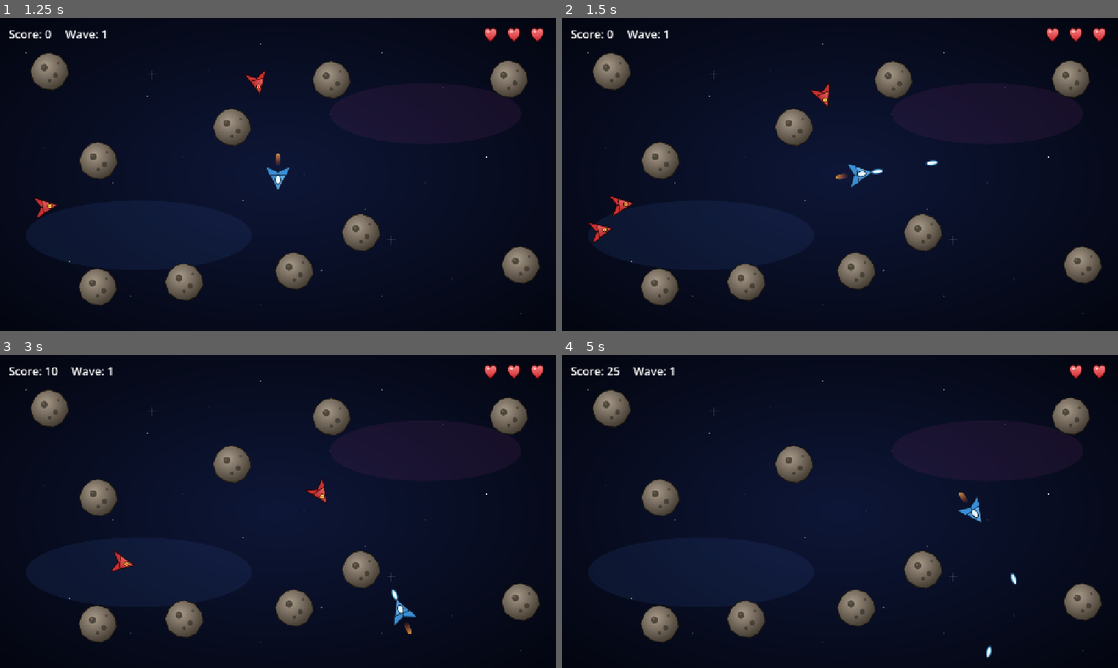
Above: before the commit, frames 1-4 (two rows, left to right).
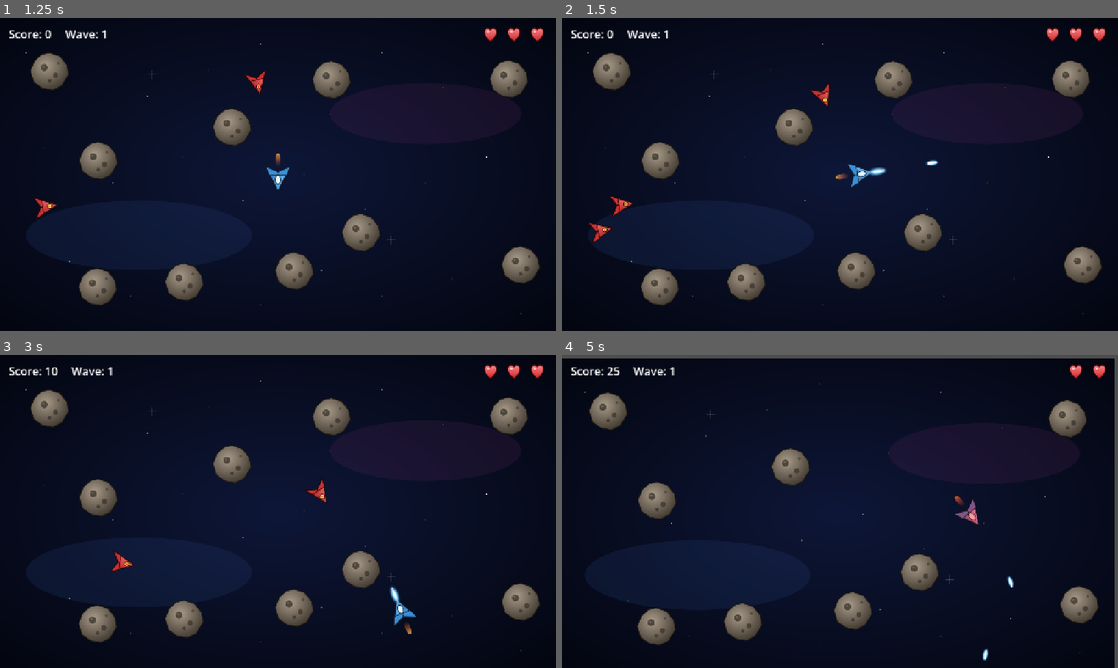
Above: after the commit, the same moments.

Repository: carlomigueldy/stellar-drift
Game: Godot game, scene res://main.tscn
The game is run twice, just before and just after one commit, with the same random seed, the same clock (stepped at 60 frames per second) and the same inputs.
Inputs (mouse positions are in pixels of both pictures, inside the frame that each line leads up to):
- Up to frame 1 (1.25 s): click "Start" at 0.5 s
- Up to frame 2 (1.5 s): move the mouse to (962, 158) at 1.27 s; press the mouse at (962, 158) at 1.28 s; hold D (move_right) from 1.28 s (still down)
- Up to frame 3 (3 s): move the mouse to (166, 527) at 2.02 s; release D (move_right) at 2.03 s; release the mouse at (166, 527) at 2.03 s; hold S (move_down) 2.03-2.78 s; click (166, 527) at 2.1 s; move the mouse to (333, 442) at 2.77 s; press the mouse at (333, 442) at 2.78 s; hold D (move_right) from 2.78 s (still down)
- Up to frame 4 (5 s): move the mouse to (812, 574) at 3.52 s; release D (move_right) at 3.53 s; release the mouse at (812, 574) at 3.53 s; hold W (move_up) 3.53-4.28 s; click (812, 574) at 3.6 s; move the mouse to (1006, 558) at 4.27 s; press the mouse at (1006, 558) at 4.28 s; hold A (move_left) from 4.28 s (still down)

Frame 1 is identical in both runs. In frame 2, less than 0.1% of the frame differs, in the area x 55-59%, y 47-51%; in frame 3, less than 0.1%; in frame 4, 4.6%, in the area x 0-100%, y 0-100%.

Commit message:
feat: hit flash, muzzle flash, and camera shake on damage

Diff:
--- a/scenes/actors/Player.tscn
+++ b/scenes/actors/Player.tscn
@@ -1,8 +1,9 @@
-[gd_scene load_steps=5 format=3]
+[gd_scene load_steps=6 format=3]
 
 [ext_resource type="Script" path="res://scripts/Player.gd" id="1_player"]
 [ext_resource type="Texture2D" path="res://assets/sprites/player.svg" id="2_tex"]
 [ext_resource type="PackedScene" path="res://scenes/actors/PlayerBullet.tscn" id="3_bullet"]
+[ext_resource type="Texture2D" path="res://assets/sprites/player_bullet.svg" id="4_flash"]
 
 [sub_resource type="CircleShape2D" id="PlayerShape"]
 radius = 28.0
@@ -21,3 +22,9 @@
 
 [node name="Muzzle" type="Marker2D" parent="."]
 position = Vector2(48, 0)
+
+[node name="Flash" type="Sprite2D" parent="Muzzle"]
+texture = ExtResource("4_flash")
+scale = Vector2(1.5, 1.5)
+modulate = Color(1, 0.9, 0.4, 1)
+visible = false
--- a/scripts/Game.gd
+++ b/scripts/Game.gd
@@ -7,12 +7,33 @@
 
 @onready var arena: Node2D = $Arena
 @onready var player: CharacterBody2D = $Player
+@onready var camera: Camera2D = $Camera2D
+
+var _shake_time: float = 0.0
+var _shake_strength: float = 0.0
+var _camera_home: Vector2
 
 func _ready() -> void:
 	GameState.reset_run()
+	_camera_home = camera.position
 	_scatter_asteroids()
-	if player and not player.died.is_connected(_on_player_died):
-		player.died.connect(_on_player_died)
+	if player:
+		if not player.died.is_connected(_on_player_died):
+			player.died.connect(_on_player_died)
+		if not player.damaged.is_connected(_on_player_damaged):
+			player.damaged.connect(_on_player_damaged)
+
+func _process(delta: float) -> void:
+	if _shake_time > 0.0:
+		_shake_time -= delta
+		var offset := Vector2(randf_range(-1, 1), randf_range(-1, 1)) * _shake_strength
+		camera.position = _camera_home + offset
+		if _shake_time <= 0.0:
+			camera.position = _camera_home
+
+func _on_player_damaged() -> void:
+	_shake_time = 0.28
+	_shake_strength = 10.0
 
 func _scatter_asteroids() -> void:
 	if asteroid_scene == null:
--- a/scripts/Player.gd
+++ b/scripts/Player.gd
@@ -1,6 +1,7 @@
 extends CharacterBody2D
 
 signal died
+signal damaged
 
 @export var speed: float = 320.0
 @export var accel: float = 1800.0
@@ -12,6 +13,7 @@
 
 @onready var sprite: Sprite2D = $Sprite
 @onready var muzzle: Marker2D = $Muzzle
+@onready var muzzle_flash: Sprite2D = $Muzzle/Flash
 
 var hp: int = 3
 var _invuln: float = 0.0
@@ -21,6 +23,7 @@
 	hp = max_hp
 	add_to_group("player")
 	GameState.report_player_hp(hp)
+	muzzle_flash.visible = false
 
 func _physics_process(delta: float) -> void:
 	_invuln = maxf(0.0, _invuln - delta)
@@ -46,6 +49,14 @@
 	b.global_position = muzzle.global_position
 	b.rotation = rotation
 	get_parent().add_child(b)
+	_flash_muzzle()
+
+func _flash_muzzle() -> void:
+	muzzle_flash.visible = true
+	muzzle_flash.modulate = Color(1, 1, 1, 1)
+	var tween := create_tween()
+	tween.tween_property(muzzle_flash, "modulate:a", 0.0, 0.08)
+	tween.tween_callback(func(): muzzle_flash.visible = false)
 
 func take_damage(amount: int = 1) -> void:
 	if _invuln > 0.0:
@@ -53,9 +64,16 @@
 	hp = max(0, hp - amount)
 	GameState.report_player_hp(hp)
 	_invuln = invuln_time
+	damaged.emit()
+	_flash_hit()
 	if hp <= 0:
 		died.emit()
 		queue_free()
 
+func _flash_hit() -> void:
+	var tween := create_tween()
+	sprite.modulate = Color(2.5, 0.5, 0.5, 1.0)
+	tween.tween_property(sprite, "modulate", Color.WHITE, invuln_time)
+
 func is_invulnerable() -> bool:
 	return _invuln > 0.0
